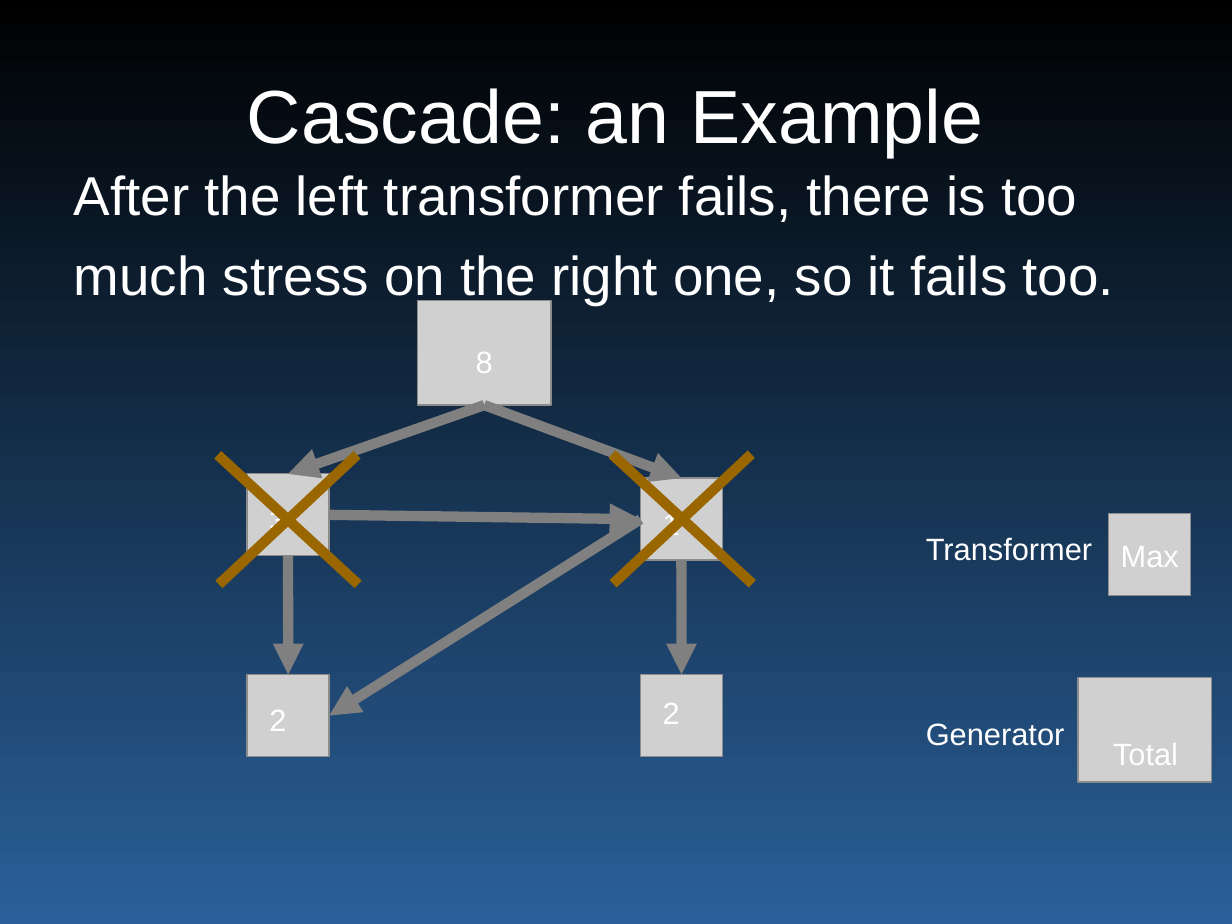
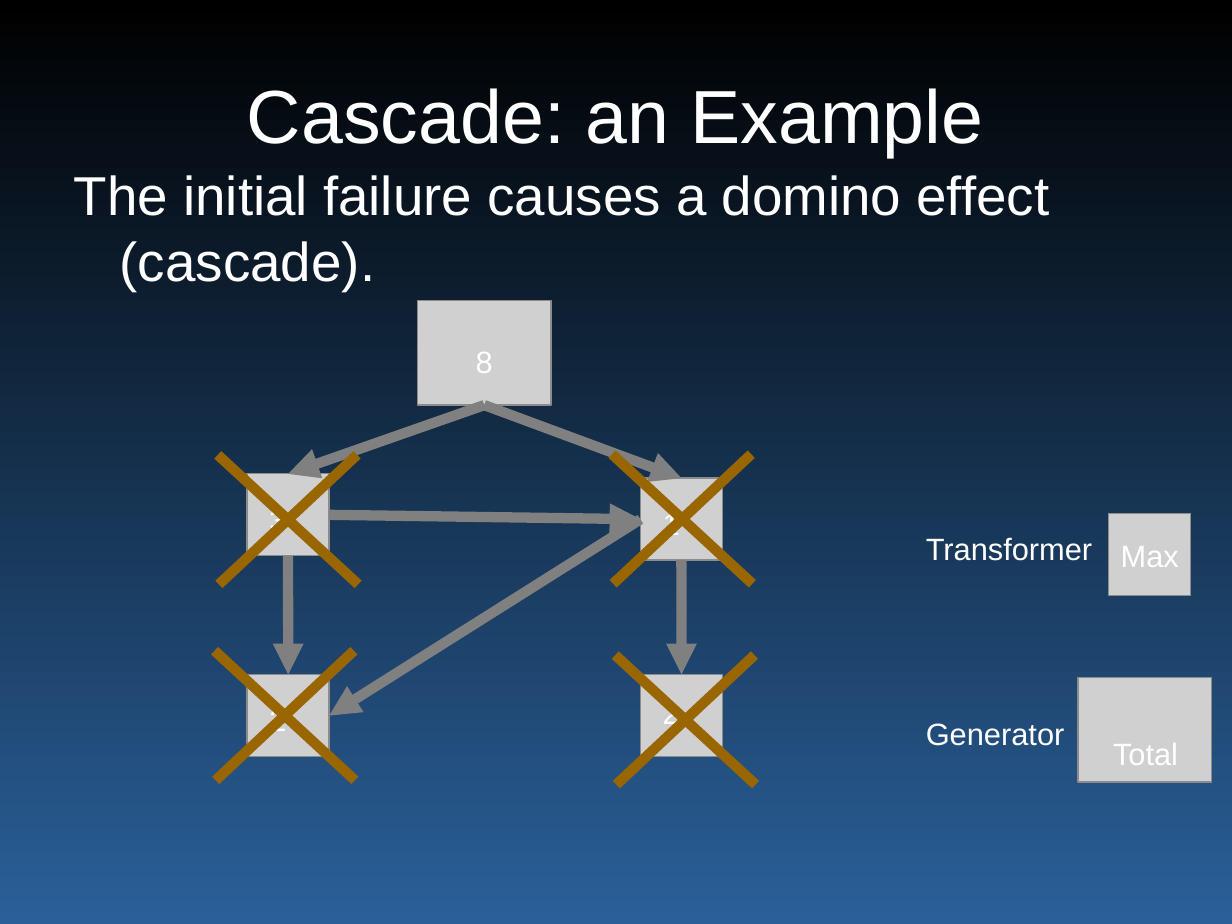
Before and after one commit to wyatt8740/CS460_Capstone, a slide deck: slide 12 of smartgrid_465.ppt (slide 11 before the commit). Drawn at 1232x924 pixels with LibreOffice and Linux fonts; fonts in the diff are those of the drawing; grey boxes stand for pictures. Boxes give left, top, right and bottom in pixels: in the first picture for what was removed or moved away, otherwise in the second. Text is boxed around its words. In the diff, an @@ line names an element or a change of style, - is before the commit and + after.

```diff
--- a/smartgrid_465.ppt
+++ b/smartgrid_465.ppt
@@ text at [74,175,1050,291]: text changed @@
-After the left transformer fails, there is too
-much stress on the right one, so it fails too.
+The initial failure causes a domino effect (cascade).
@@ line added from (351, 777) to (218, 654), #996600 6.01 pt @@
@@ line added from (219, 777) to (350, 654), #996600 6.01 pt @@
@@ line added from (752, 781) to (618, 659), #996600 6.01 pt @@
@@ line added from (620, 781) to (750, 659), #996600 6.01 pt @@
```
Also in this commit, not shown: 8 other slides changed, 7 slides added.
